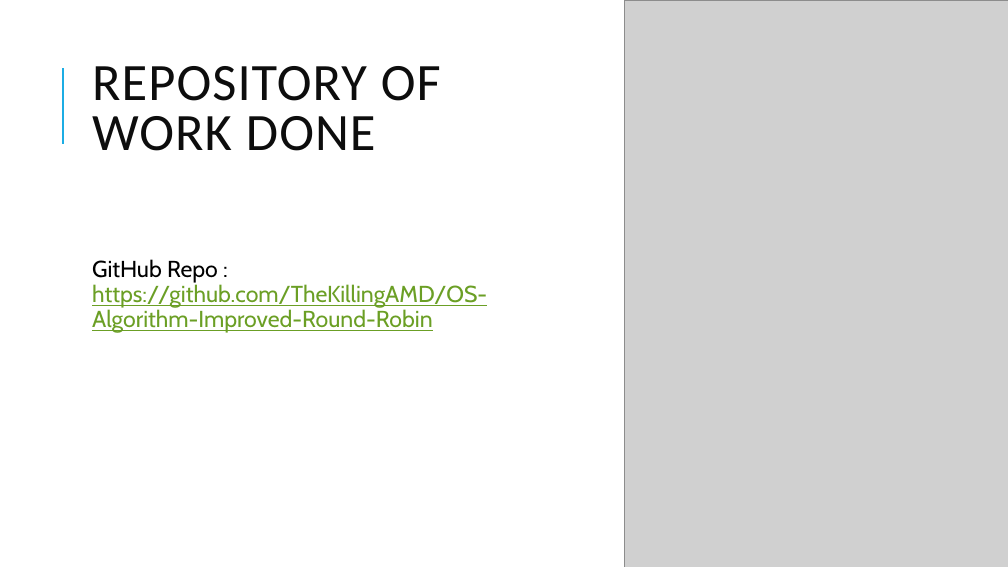
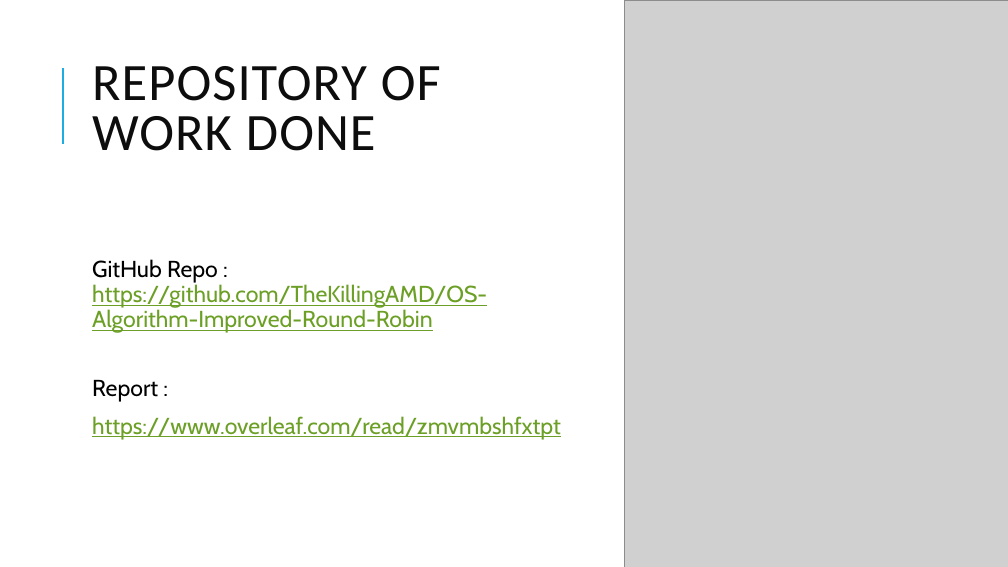
Before and after one commit to TheKillingAMD/OS-Algorithm-Improved-Round-Robin, a slide deck: slide 19 of OS.pptx (slide 14 before the commit). Drawn at 1008x567 pixels with LibreOffice and Linux fonts; fonts in the diff are those of the drawing; grey boxes stand for pictures. Boxes give left, top, right and bottom in pixels: in the first picture for what was removed or moved away, otherwise in the second. Text is boxed around its words. In the diff, an @@ line names an element or a change of style, - is before the commit and + after.

Commit message:
Report

```diff
--- a/OS.pptx
+++ b/OS.pptx
@@ text at [92, 380, 561, 440]: paragraphs added @@
+Report :
+https://www.overleaf.com/read/zmvmbshfxtpt
```
Also in this commit, not shown: 11 other slides changed, 7 slides added, 2 slides removed, 6 other files.
